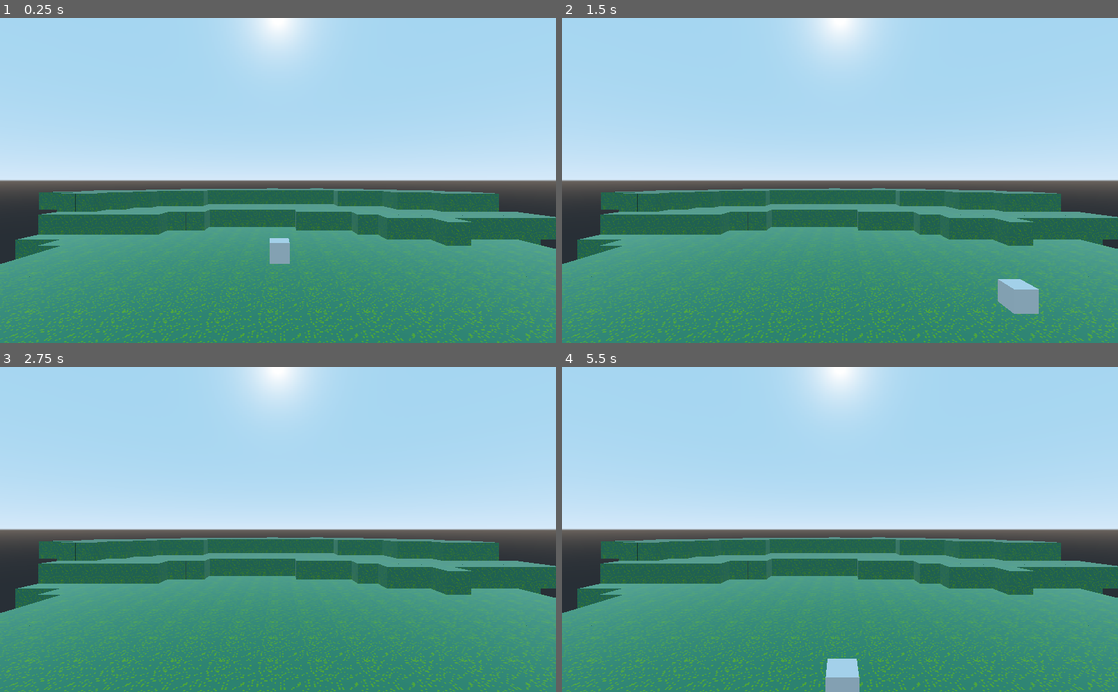
Above: before the commit, frames 1-4 (two rows, left to right).
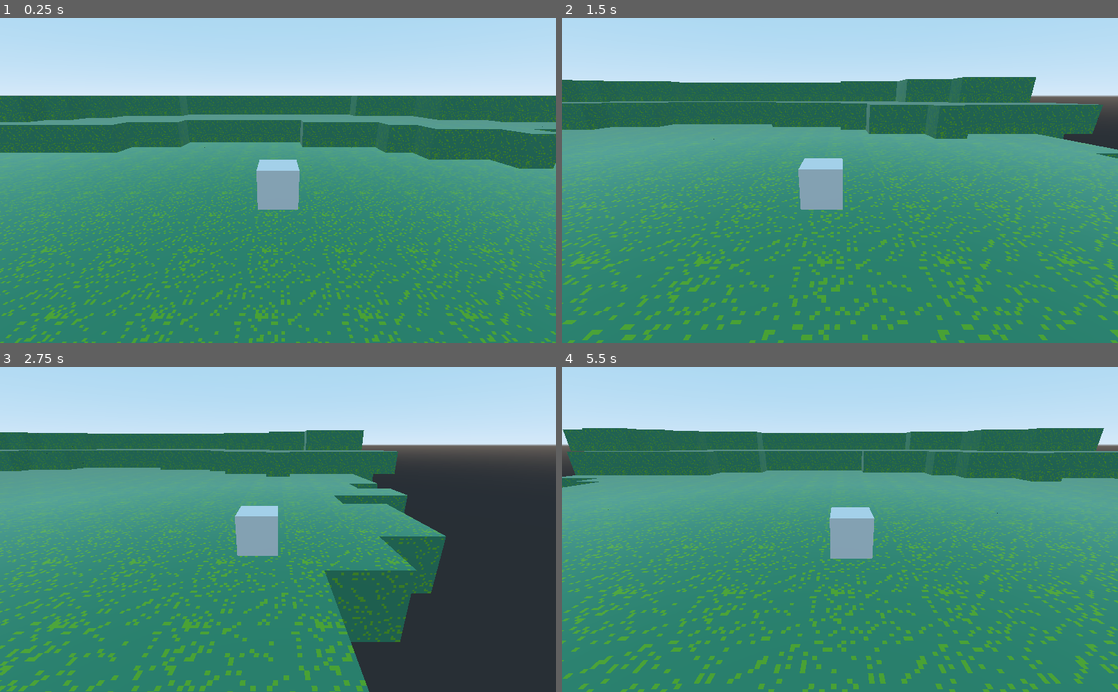
Above: after the commit, the same moments.

Repository: WiredOverload/HeroHarvest
Game: Godot game, scene res://Scenes/BattleScene.tscn
Same seed, same stepped clock (60 frames per second), same inputs: the game is played once before the commit and once after it. Before the commit the project has no main scene; this scene is started directly in both runs.
Inputs:
- Up to frame 1 (0.25 s): no input
- Up to frame 2 (1.5 s): hold Right (move_right) 0.53-1.28 s; hold Down (move_down) from 1.28 s (still down)
- Up to frame 3 (2.75 s): release Down (move_down) at 2.03 s; hold Right (move_right) from 2.03 s (still down)
- Up to frame 4 (5.5 s): release Right (move_right) at 2.78 s; hold Up (move_up) 2.78-3.53 s; hold Left (move_left) 3.53-5.03 s; hold Down (move_down) from 5.03 s (still down)

The runs differ from the first frame. In frame 1, 65% of the frame differs, in the area x 0-100%, y 0-100%; in frame 2, 65%; in frame 3, 70%; in frame 4, 65%.

Commit message:
Added camera stuff

Diff:
--- a/Scenes/BattleScene.tscn
+++ b/Scenes/BattleScene.tscn
@@ -23,13 +23,15 @@
 }
 
 [node name="Camera" type="Camera" parent="."]
-transform = Transform( 1, 0, 0, 0, 1, 0, 0, 0, 1, 0, 2.71186, 5.61085 )
+transform = Transform( 1, 0, 0, 0, 0.939693, 0.34202, 0, -0.34202, 0.939693, 8.40779e-45, 2.25706, 2.46208 )
 
 [node name="VirtualCameraBrain" type="Node" parent="Camera"]
 script = ExtResource( 3 )
+camera_path = NodePath("..")
+run_in_editor = true
 
 [node name="Player" type="KinematicBody" parent="."]
-transform = Transform( 1, 0, 0, 0, 1, 0, 0, 0, 1, 0.0366286, 1.23127, -0.356926 )
+transform = Transform( 1, 0, 0, 0, 1, 0, 0, 0, 1, 0, 1.231, -0.357 )
 script = ExtResource( 1 )
 
 [node name="CollisionShape" type="CollisionShape" parent="Player"]
@@ -40,5 +42,27 @@
 height = 0.5
 depth = 0.5
 
-[node name="VirtualCamera" type="Spatial" parent="Player"]
+[node name="VirtualCamera" type="Position3D" parent="Player"]
+transform = Transform( 0.999999, 0, 0, 0, 0.939692, 0.34202, 0, -0.34202, 0.939692, 0, 0, 0 )
 script = ExtResource( 2 )
+follow_offset = Vector3( 0, 0, 3 )
+position_smoothing = Vector3( 0.1, 0, 0 )
+rotation_smoothing = 0.0
+
+[node name="VirtualCameraRight" type="Position3D" parent="Player"]
+transform = Transform( 0.999999, 0, 0, 0, 0.939692, 0.34202, 0, -0.342021, 0.939692, 2, 0, 0 )
+script = ExtResource( 2 )
+priority = 15.0
+active = false
+follow_offset = Vector3( 0, 0, 3 )
+position_smoothing = Vector3( 0.05, 0, 0 )
+rotation_smoothing = 0.0
+
+[node name="VirtualCameraLeft" type="Position3D" parent="Player"]
+transform = Transform( 0.999999, 0, 0, 0, 0.939692, 0.342021, 0, -0.342021, 0.939693, -2, 0, 0 )
+script = ExtResource( 2 )
+priority = 15.0
+active = false
+follow_offset = Vector3( 0, 0, 3 )
+position_smoothing = Vector3( 0.05, 0, 0 )
+rotation_smoothing = 0.0
--- a/project.godot
+++ b/project.godot
@@ -9,7 +9,7 @@
 config_version=4
 
 _global_script_classes=[ {
-"base": "Spatial",
+"base": "Position3D",
 "class": "VirtualCamera",
 "language": "GDScript",
 "path": "res://scripts/VirtualCamera.gd"
@@ -27,6 +27,7 @@
 [application]
 
 config/name="HeroHarvest"
+run/main_scene="res://scenes/BattleScene.tscn"
 config/icon="res://icon.png"
 
 [gui]
--- a/scripts/Player.gd
+++ b/scripts/Player.gd
@@ -35,3 +35,6 @@
 	velocity += gravity * delta
 	if is_on_floor():
 		velocity.y = resting_y_vel
+
+	$VirtualCameraRight.active = vel.x > move_speed * 0.5
+	$VirtualCameraLeft.active = vel.x < -move_speed * 0.5
--- a/scripts/VirtualCamera.gd
+++ b/scripts/VirtualCamera.gd
@@ -1,17 +1,31 @@
-extends Spatial
+tool
+extends Position3D
 class_name VirtualCamera
 
-export(float) var priority: float = 10
-export(bool) var active: bool = true
+export(float) var priority: float = 10 setget set_priority
+export(bool) var active: bool = true setget set_active
 
+export(Vector3) var follow_offset = Vector3(0, 0, -10)
 
+export(Vector3) var position_smoothing = Vector3(0.5, 0.5, 0.5)
+export(float) var rotation_smoothing = 0.5
 
 # Called when the node enters the scene tree for the first time.
-func _ready():
+func _enter_tree():
 	add_to_group("virtual_cameras")
 	get_tree().call_group("virtual_camera_brains", "add_vcam", self)
 
+func _exit_tree():
+	get_tree().call_group("virtual_camera_brains", "remove_vcam", self)
 
-# Called every frame. 'delta' is the elapsed time since the previous frame.
-#func _process(delta):
-#	pass
+func set_priority(x):
+	if x != priority:
+		priority = x
+		if is_inside_tree():
+			get_tree().call_group("virtual_camera_brains", "update_vcam", self)
+
+func set_active(a):
+	if a != active:
+		active = a
+		if is_inside_tree():
+			get_tree().call_group("virtual_camera_brains", "add_vcam" if active else "remove_vcam", self)
--- a/scripts/VirtualCameraBrain.gd
+++ b/scripts/VirtualCameraBrain.gd
@@ -1,18 +1,92 @@
+tool
 extends Node
 class_name VirtualCameraBrain
 
+export(NodePath) var camera_path: NodePath = ""
+onready var camera = get_node(camera_path) if camera_path != "" else null
+
+export(bool) var run_in_editor: bool = false
 
 var vcams: Array = []
+
+var target: Spatial = null
 
 # Called when the node enters the scene tree for the first time.
 func _ready():
 	add_to_group("virtual_camera_brains")
 	vcams = get_tree().get_nodes_in_group("virtual_cameras")
-
+	vcams.sort_custom(self, "vcam_comparator")
+	if camera == null:
+		camera = get_viewport().get_camera()
 
 # Called every frame. 'delta' is the elapsed time since the previous frame.
-func _process(delta):
-	pass
+func _physics_process(delta):
+	if Engine.editor_hint && !run_in_editor:
+		return
+
+	if vcams.size() == 0:
+		target = null
+		return
+
+	var priority = NAN
+	var active_cams = []
+	for i in range(0, vcams.size()):
+		if vcams[i].active:
+			if is_nan(priority):
+				priority = vcams[i].priority
+			if vcams[i].priority < priority:
+				break
+			active_cams.append(vcams[i])
+
+	if target != null && (!target.active || active_cams.find(target) == -1):
+		target = null
+
+	var target_dist: float = INF
+	if target != null:
+		target_dist = camera.global_translation.distance_squared_to(target.global_translation)
+
+	for i in range(0, active_cams.size()):
+		if active_cams[i] == target:
+			continue
+		var dist = camera.global_translation.distance_squared_to(active_cams[i].global_translation)
+		if dist < target_dist:
+			target_dist = dist
+			target = active_cams[i]
+
+	# update
+
+	if target == null:
+		return
+
+	var desired_position = target.global_translation + target.global_transform.basis * target.follow_offset
+	var travel = desired_position - camera.global_translation
+	var position_lerp_t = Vector3(
+		_calc_lerp_t(target.position_smoothing.x, delta),
+		_calc_lerp_t(target.position_smoothing.y, delta),
+		_calc_lerp_t(target.position_smoothing.z, delta))
+	camera.global_translate(travel * position_lerp_t)
+
+	var target_rot = Quat(target.global_transform.basis)
+	var rotation_lerp_t = _calc_lerp_t(target.rotation_smoothing, delta)
+	camera.global_transform.basis = Basis(Quat(camera.global_transform.basis).slerp(target_rot, rotation_lerp_t))
+
+static func _calc_lerp_t(smoothing, delta):
+	return 1.0 - pow(smoothing, delta)
 
 func add_vcam(vcam):
 	vcams.append(vcam)
+	update_vcam(null)
+
+func remove_vcam(vcam):
+	var i = vcams.find(vcam)
+	if i == -1:
+		return
+	vcams.remove(i)
+	update_vcam(null)
+
+func update_vcam(_vcam):
+	vcams.sort_custom(self, "vcam_comparator")
+
+func vcam_comparator(a, b):
+	if a.priority > b.priority:
+		return true
Not shown: 2 places in mesh_library/MeshLibrary.tres that only renumber resources
